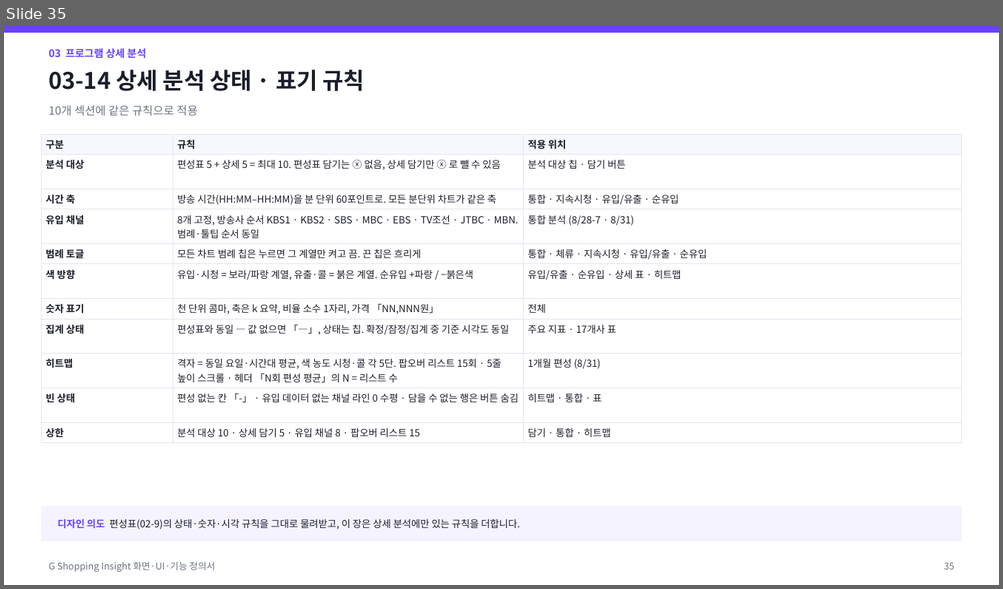
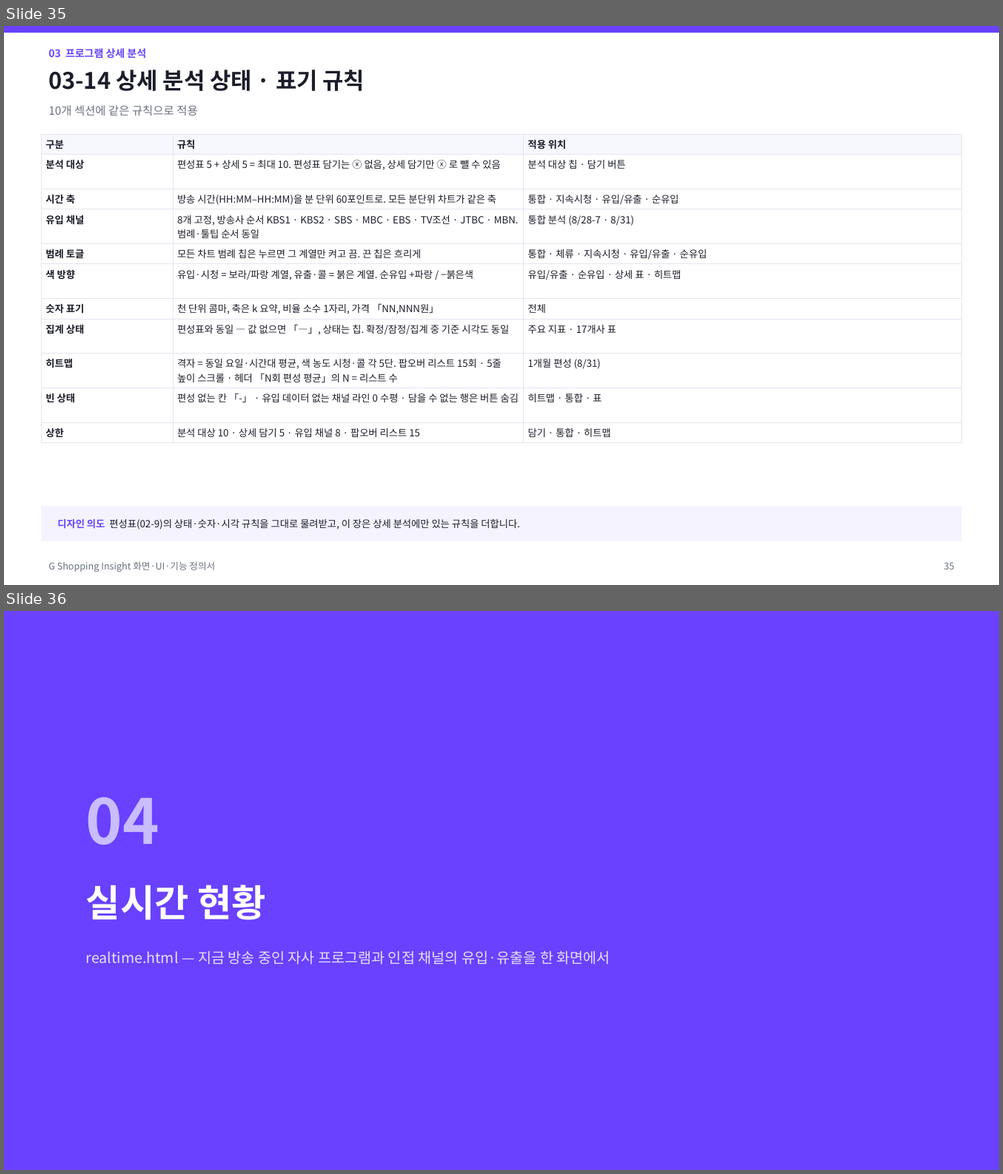
Before and after one commit to willji1096/gsi-admin-handoff, a slide deck: 기획정의/GSI-정의서.pptx. Shown one above the other, each under a label of ours: slide 35 before the commit, slides 35 and 36 after it. The pictures are 1003x589 and 1003x1174 pixels, drawn with LibreOffice and Linux fonts; fonts in the diff are those of the drawing. Boxes give left, top, right and bottom in pixels: in the first picture for what was removed or moved away, otherwise in the second. Text is boxed around its words. In the diff, an @@ line names an element or a change of style, - is before the commit and + after.

```diff
--- a/기획정의/GSI-정의서.pptx
+++ b/기획정의/GSI-정의서.pptx
@@ slide 36 added at <box>4,611,999,1170</box>, background #6941FF @@
@@ text added at <box>86,797,159,845</box>, 60 pt, text #C9BDFF, bold @@
+04
@@ text added at <box>86,885,266,920</box>, 36 pt, text #FFFFFF, bold @@
+실시간 현황
@@ text added at <box>86,951,610,965</box>, 14 pt, text #E6E0FF @@
+realtime.html — 지금 방송 중인 자사 프로그램과 인접 채널의 유입·유출을 한 화면에서
```
Also in this commit, not shown: 6 other slides added, 3 other files.
